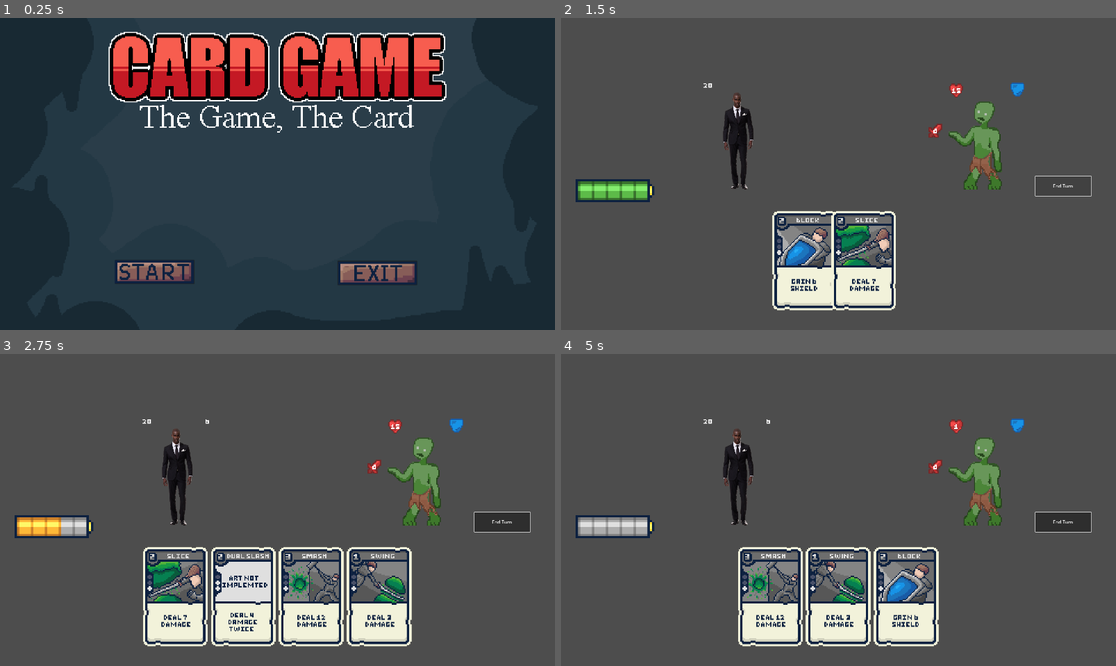
Above: before the commit, frames 1-4 (two rows, left to right).
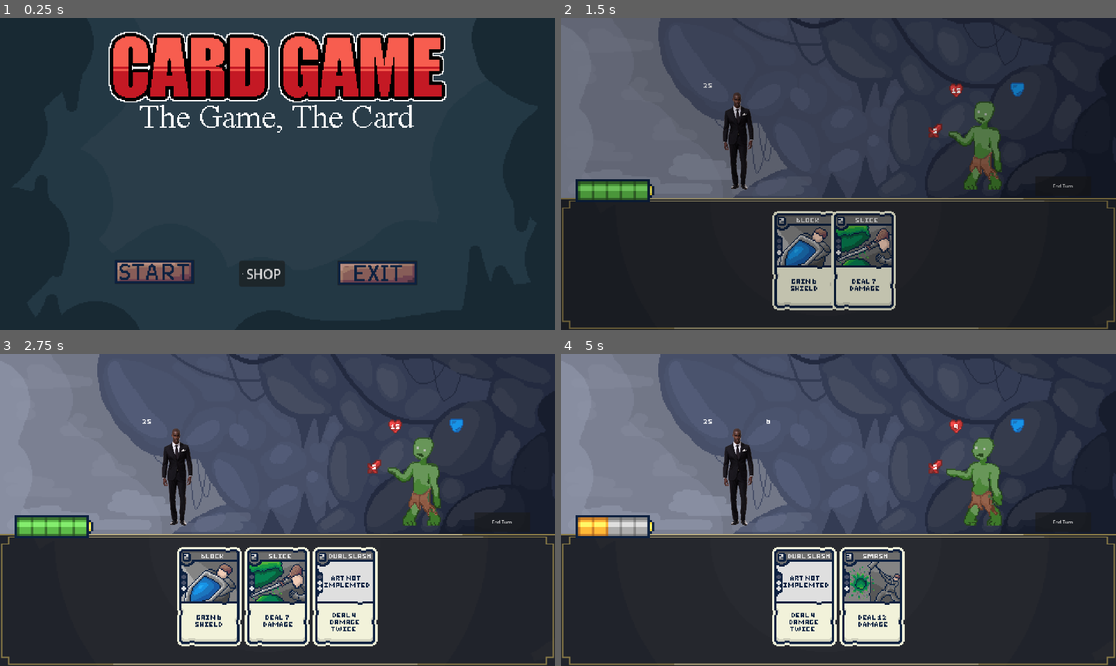
Above: after the commit, the same moments.

Repository: Fredeblok0912/Card_game
Game: Godot game, scene res://menu.tscn
Same seed, same stepped clock (60 frames per second), same inputs: the game is played once before the commit and once after it.
Inputs (mouse positions are in pixels of both pictures, inside the frame that each line leads up to):
- Up to frame 1 (0.25 s): no input
- Up to frame 2 (1.5 s): click (716, 270) at 0.5 s; click "End Turn" at 1.25 s
- Up to frame 3 (2.75 s): move the mouse to (166, 597) at 2.02 s; hold Up (ui_up) from 2.03 s (still down); click (166, 597) at 2.17 s
- Up to frame 4 (5 s): move the mouse to (738, 597) at 2.77 s; release Up (ui_up) at 2.78 s; hold Down (ui_down) 2.78-3.53 s; click (738, 597) at 2.92 s; move the mouse to (771, 597) at 3.52 s; hold Up (ui_up) from 3.53 s (still down); click (771, 597) at 3.67 s; click (771, 597) at 4.42 s

The runs differ from the first frame. In frame 1, 0.6% of the frame differs, in the area x 43-52%, y 77-86%; in frame 2, 78%; in frame 3, 82%; in frame 4, 84%, in the area x 0-100%, y 0-100%.

Commit message:
screen transitions

Diff:
--- a/Gamecode.gd
+++ b/Gamecode.gd
@@ -167,7 +167,7 @@
 func enter_shop():
 	player.money += ceil(10 * Enemycode.difficulty_mod)
 	Enemycode.Scale_difficulty()
-	get_tree().change_scene_to_file("res://shop.tscn")
+	ScreenTransition.load_scene("res://shop.tscn")
 
 
 func clear_hand() -> void:
--- /dev/null
+++ b/Screen Transition.gd
@@ -0,0 +1,10 @@
+extends CanvasLayer
+
+@onready var color_rect = $ColorRect
+@onready var animation_player = $AnimationPlayer
+
+func load_scene(target_scene: String):
+	animation_player.play("Screen transition")
+	await animation_player.animation_finished
+	get_tree().change_scene_to_file(target_scene)
+	animation_player.play_backwards("Screen transition")
--- /dev/null
+++ b/Screen transition.tscn
@@ -0,0 +1,71 @@
+[gd_scene load_steps=5 format=3 uid="uid://5gvarj6y6lxl"]
+
+[ext_resource type="Script" uid="uid://dbv7x48ymv7t8" path="res://Screen Transition.gd" id="1_1qa04"]
+
+[sub_resource type="Animation" id="Animation_4mw2d"]
+length = 0.001
+tracks/0/type = "value"
+tracks/0/imported = false
+tracks/0/enabled = true
+tracks/0/path = NodePath(".:color")
+tracks/0/interp = 1
+tracks/0/loop_wrap = true
+tracks/0/keys = {
+"times": PackedFloat32Array(0),
+"transitions": PackedFloat32Array(1),
+"update": 0,
+"values": [Color(0, 0, 0, 1)]
+}
+
+[sub_resource type="Animation" id="Animation_ukaka"]
+resource_name = "Screen transition"
+length = 0.5
+tracks/0/type = "value"
+tracks/0/imported = false
+tracks/0/enabled = true
+tracks/0/path = NodePath(".:color")
+tracks/0/interp = 1
+tracks/0/loop_wrap = true
+tracks/0/keys = {
+"times": PackedFloat32Array(0, 0.5),
+"transitions": PackedFloat32Array(1, 1),
+"update": 0,
+"values": [Color(0, 0, 0, 0), Color(0, 0, 0, 1)]
+}
+tracks/1/type = "value"
+tracks/1/imported = false
+tracks/1/enabled = true
+tracks/1/path = NodePath(".:visible")
+tracks/1/interp = 1
+tracks/1/loop_wrap = true
+tracks/1/keys = {
+"times": PackedFloat32Array(0, 0.0044255, 0.5),
+"transitions": PackedFloat32Array(1, 1, 1),
+"update": 1,
+"values": [false, true, true]
+}
+
+[sub_resource type="AnimationLibrary" id="AnimationLibrary_egcv3"]
+_data = {
+&"RESET": SubResource("Animation_4mw2d"),
+&"Screen transition": SubResource("Animation_ukaka")
+}
+
+[node name="CanvasLayer" type="CanvasLayer"]
+script = ExtResource("1_1qa04")
+
+[node name="ColorRect" type="ColorRect" parent="."]
+visible = false
+anchors_preset = 15
+anchor_right = 1.0
+anchor_bottom = 1.0
+grow_horizontal = 2
+grow_vertical = 2
+color = Color(0, 0, 0, 1)
+metadata/_edit_use_anchors_ = true
+
+[node name="AnimationPlayer" type="AnimationPlayer" parent="."]
+root_node = NodePath("../ColorRect")
+libraries = {
+&"": SubResource("AnimationLibrary_egcv3")
+}
--- a/game.tscn
+++ b/game.tscn
@@ -36,6 +36,7 @@
 [ext_resource type="Script" uid="uid://mnh2vectlbbm" path="res://enemy_intent_damage.gd" id="32_082n1"]
 [ext_resource type="Texture2D" uid="uid://bs3vb37sxdhlg" path="res://Art/Symbols/Heal symbol.png" id="32_xex6t"]
 [ext_resource type="Script" uid="uid://6wyldqry43ag" path="res://enemy_intent_heal.gd" id="36_iu0sx"]
+[ext_resource type="PackedScene" uid="uid://5gvarj6y6lxl" path="res://Screen transition.tscn" id="37_iu0sx"]
 
 [sub_resource type="AtlasTexture" id="AtlasTexture_boyg6"]
 atlas = ExtResource("9_iotsf")
@@ -215,7 +216,6 @@
 script = ExtResource("10_lc2xo")
 
 [node name="Background_sprite" type="Sprite2D" parent="Static+Animated Sprites"]
-visible = false
 z_index = -10
 position = Vector2(576, 0)
 scale = Vector2(4, 4)
@@ -365,4 +365,6 @@
 texture = ExtResource("32_xex6t")
 script = ExtResource("36_iu0sx")
 
+[node name="CanvasLayer" parent="." instance=ExtResource("37_iu0sx")]
+
 [connection signal="pressed" from="Button" to="." method="_on_button_pressed"]
--- a/menu.gd
+++ b/menu.gd
@@ -1,7 +1,7 @@
 extends Node2D
 
 func _on_button_pressed():
-	get_tree().change_scene_to_file("res://game.tscn")
+	ScreenTransition.load_scene("res://game.tscn")
 	Gamecode.gamestart()
 
 func _on_button_2_pressed():
@@ -9,4 +9,4 @@
 
 
 func _on_button_3_pressed():
-	get_tree().change_scene_to_file("res://shop.tscn")
+		ScreenTransition.load_scene("res://shop.tscn")
--- a/menu.tscn
+++ b/menu.tscn
@@ -6,6 +6,7 @@
 [ext_resource type="Texture2D" uid="uid://klblt1tf7rb0" path="res://Art/Backgrounds/Background.png" id="4_ecwwl"]
 [ext_resource type="Script" uid="uid://ci3kfbyim8dem" path="res://Background animation.gd" id="5_kk3ma"]
 [ext_resource type="Texture2D" uid="uid://b8akc76lo2hba" path="res://Art/Backgrounds/menu.png" id="6_l48gv"]
+[ext_resource type="PackedScene" uid="uid://5gvarj6y6lxl" path="res://Screen transition.tscn" id="7_ecwwl"]
 
 [sub_resource type="LabelSettings" id="LabelSettings_ytr4m"]
 line_spacing = 6.0
@@ -142,7 +143,6 @@
 script = ExtResource("5_kk3ma")
 
 [node name="Button3" type="Button" parent="."]
-visible = false
 offset_left = 827.0
 offset_top = 840.0
 offset_right = 884.0
@@ -157,6 +157,8 @@
 scale = Vector2(4, 4)
 texture = ExtResource("6_l48gv")
 
+[node name="CanvasLayer" parent="." instance=ExtResource("7_ecwwl")]
+
 [connection signal="pressed" from="Button2" to="." method="_on_button_2_pressed"]
 [connection signal="pressed" from="Button" to="." method="_on_button_pressed"]
 [connection signal="pressed" from="Button3" to="." method="_on_button_3_pressed"]
--- a/player.gd
+++ b/player.gd
@@ -25,4 +25,4 @@
 
 func game_over():
 	Gamecode.clear_hand()
-	get_tree().change_scene_to_file("res://game_over.tscn")
+	ScreenTransition.load_scene("res://game_over.tscn")
--- a/project.godot
+++ b/project.godot
@@ -22,6 +22,7 @@
 Enemycode="*res://Enemycode.gd"
 player="*res://player.gd"
 EnemySprites="*res://enemy_sprites.gd"
+ScreenTransition="*res://Screen transition.tscn"
 
 [display]
 
--- a/shop.gd
+++ b/shop.gd
@@ -112,7 +112,7 @@
 
 
 func _on_button_pressed() -> void:
-	get_tree().change_scene_to_file("res://game.tscn")
+	ScreenTransition.load_scene("res://game.tscn")
 	Gamecode.clear_hand()
 	Enemycode.Scale_difficulty()
 	Enemycode.load_enemy()
Not shown, added: Screen Transition.gd.uid
Not shown: 1 places in game.tscn that only renumber resources
Not shown: 1 places in game_over.tscn that only renumber resources
Not shown: 1 places in menu.tscn that only renumber resources
